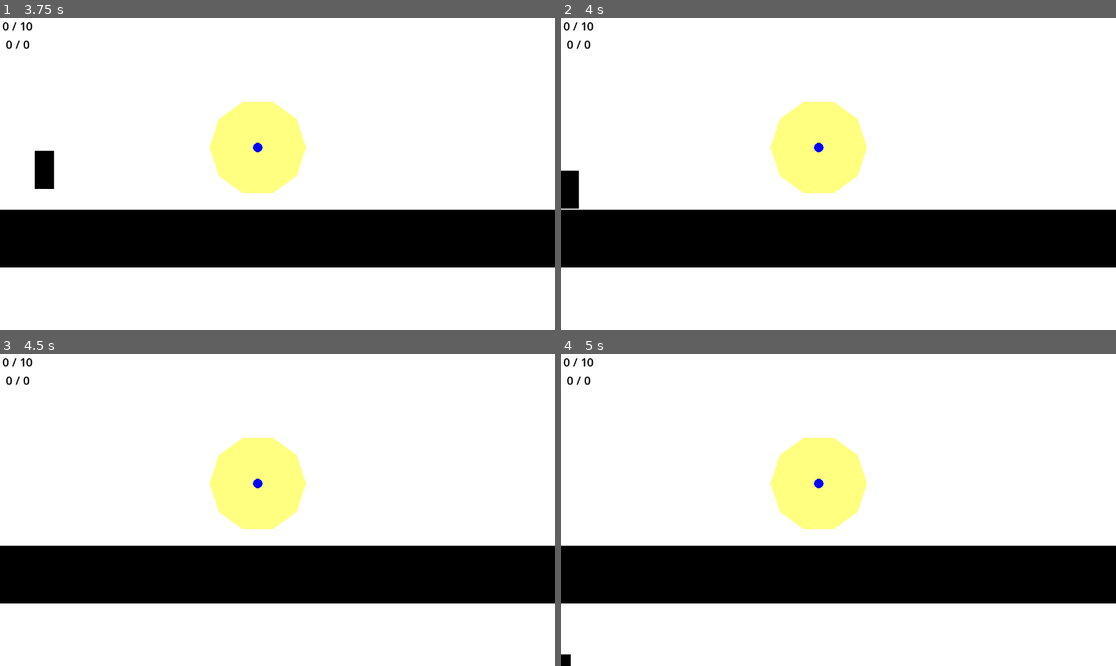
Above: before the commit, frames 1-4 (two rows, left to right).
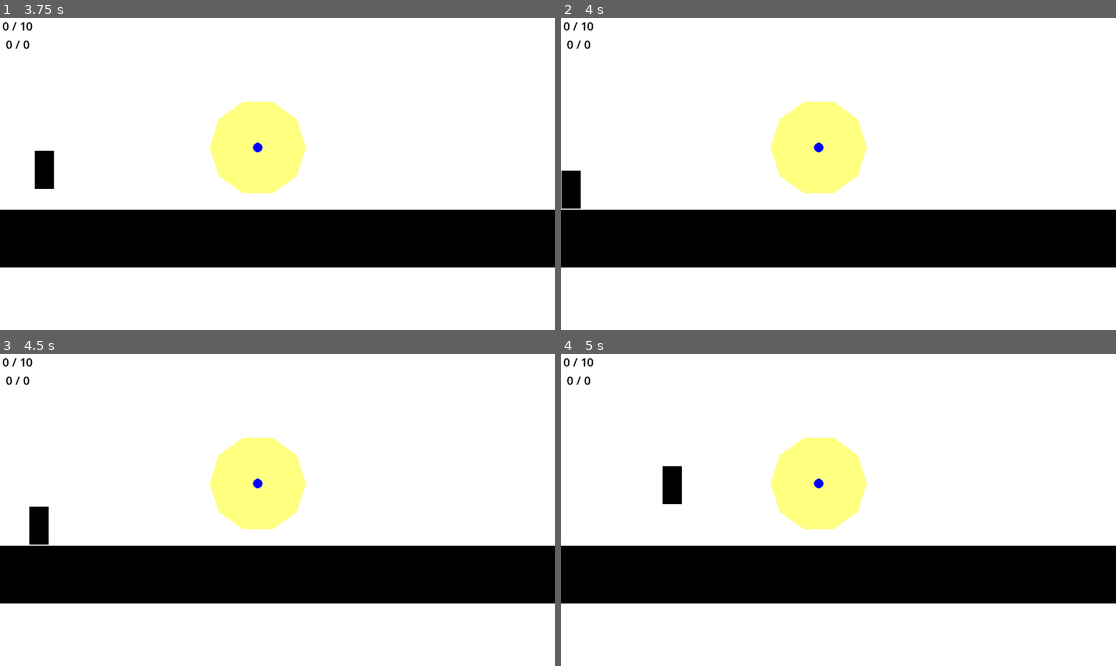
Above: after the commit, the same moments.

Repository: BaconEggsRL/ld56
Game: Godot game, scene res://game.tscn
Two runs of this game, one before a commit and one after it. Both use one fixed random seed, a clock stepped at 60 frames per second and the inputs below.
Inputs (mouse positions are in pixels of both pictures, inside the frame that each line leads up to):
- Up to frame 1 (3.75 s): tap Enter (ui_accept) at 0.5, 0.77, 1.52, 3.02 s; move the mouse to (249, 236) at 0.52 s; hold Shift (charge_throw) 0.53-1.28 s; hold Right (ui_right) 0.53-2.03 s; click (249, 236) at 0.8 s; move the mouse to (444, 220) at 1.27 s; click (444, 220) at 1.35 s; tap Shift (charge_throw) at 1.55, 2.85 s; move the mouse to (111, 127) at 2.02 s; hold Left (ui_left) from 2.03 s (still down); tap Ctrl (change_control) at 2.1 s; click (111, 127) at 2.3 s; move the mouse to (305, 174) at 2.77 s; move the mouse to (194, 96) at 3.52 s; click (194, 96) at 3.6 s
- Up to frame 2 (4 s): keep holding Left (ui_left); tap Enter (ui_accept) at 3.77 s
- Up to frame 3 (4.5 s): move the mouse to (399, 494) at 4.27 s; release Left (ui_left) at 4.28 s; hold Right (ui_right) from 4.28 s (still down); tap Shift (charge_throw) at 4.35 s
- Up to frame 4 (5 s): keep holding Right (ui_right); tap Enter (ui_accept) at 4.52 s

Frame 1 is identical in both runs. In frame 2, less than 0.1% of the frame differs, in the area x 0-4%, y 48-62%; in frame 3, 0.4%; in frame 4, 0.5%, in the area x 0-22%, y 35-100%.

Commit message:
end of day1

Diff:
--- a/entities/friend.gd
+++ b/entities/friend.gd
@@ -41,29 +41,19 @@
 var THROW_VELOCITY : Vector2 = Vector2(500.0, -500.0)
 
 
+# theta in radians, otherwise use deg_to_rad() before-hand
+func solve_path(v_0: Vector2, start: Vector2 = start_point.position + Vector2(0,64)):
 
-func draw_trajectory():
-	var mouse_pos : Vector2 = get_local_mouse_position()
-	var start_pos : Vector2 = Vector2(start_point.position.x, start_point.position.y)
-	var launch_vector : Vector2 = mouse_pos - start_pos
-	var floor_vector : Vector2 = Vector2(mouse_pos.x, start_point.position.y)
-	var dot_product = launch_vector.dot(floor_vector)
-	var expression = dot_product / (launch_vector.length() * floor_vector.length())
-	var theta = acos(expression)
-	# print(rad_to_deg(theta))
-	solve_path(mouse_pos.x - start_pos.x, theta)
-
-
-# theta in radians, otherwise use deg_to_rad() before-hand
-func solve_path(v_0: float, theta: float):
 	var pts := PackedVector2Array([])
 	var t: float = 0.
-	var x: float = start_point.position.x
-	var y: float = start_point.position.y
+	var x: float = start.x
+	var y: float = start.y
 
 	# Godot y-axis is flipped
-	var v_x: float = v_0 * cos(theta)
-	var v_y: float = -v_0 * sin(theta)
+	# var v_x: float = v_0 * cos(theta)
+	# var v_y: float = -v_0 * sin(theta)
+	var v_x: float = v_0.x
+	var v_y: float = v_0.y
 
 	# Very crude algorithm, specifically this is the "Euler method"
 	# For more sophesticated situations (ie > 1 projectile interacting with each other)
@@ -82,8 +72,12 @@
 
 
 
-func _on_thrown(_friend):
+func _on_thrown(_friend, throw_array):
 
+	var vel = throw_array[0]
+	var _theta = throw_array[1]
+
+	self.THROW_VELOCITY = vel
 	self.available = false
 
 	new_color = COLOR_COLLECTABLE
--- a/entities/player.gd
+++ b/entities/player.gd
@@ -3,6 +3,7 @@
 
 const SPEED = 300.0
 const JUMP_VELOCITY = -400.0
+var THROW_POWER := Vector2(2.0, 2.0)
 
 @onready var player_controlled = true
 signal changed_control
@@ -57,6 +58,23 @@
 	self.num_friends_available_label.text = available_string
 
 
+func get_throw_velocity() -> Array:
+
+	var mouse_pos : Vector2 = get_global_mouse_position()
+	var start_pos : Vector2 = self.global_position
+	var launch_vector : Vector2 = mouse_pos - start_pos
+	var floor_vector : Vector2 = Vector2(start_pos.x, mouse_pos.x)
+	var dot_product = launch_vector.dot(floor_vector)
+	var expression = dot_product / (launch_vector.length() * floor_vector.length())
+
+	var theta = acos(expression)
+	# print(rad_to_deg(theta))
+	var throw_vel = Vector2(launch_vector.x * THROW_POWER.x, launch_vector.y * THROW_POWER.y)
+	# print(throw_vel)
+
+	return [throw_vel, theta]
+
+
 
 func _ready() -> void:
 	self.num_friends_collected_label.text = "0 / 10"
@@ -76,13 +94,13 @@
 		if player_controlled:
 			if Input.is_action_just_pressed("throw"):
 				if Input.is_action_pressed("charge_throw"):
-					print("throw")
+					# print("throw")
 					var friend = friends_available[0]
 					var traj = friend.get_node("Line2D")
 					traj.hide()
 
 					thrown.connect(friend._on_thrown)
-					thrown.emit(friend)
+					thrown.emit(friend, get_throw_velocity())
 					thrown.disconnect(friend._on_thrown)
 
 					# num friends available
@@ -92,7 +110,8 @@
 
 
 				else:
-					print("do nothing")
+					# print("do nothing")
+					pass
 
 			else:
 
@@ -101,8 +120,14 @@
 
 				if Input.is_action_pressed("charge_throw"):
 
-
-					friend.draw_trajectory()
+					var throw_array = get_throw_velocity()
+					#########
+					# these are literally random constants I made up because it wasn't working
+					# local/global position or something idk
+					var vx = (throw_array[0].x / THROW_POWER.x) / 10  #########
+					var vy = (throw_array[0].y / THROW_POWER.y) / 4   #########
+					var test = Vector2(vx, vy)
+					friend.solve_path(test)
 
 					charging_throw = true
 					traj.show()
--- a/game.tscn
+++ b/game.tscn
@@ -6,6 +6,9 @@
 [sub_resource type="LabelSettings" id="LabelSettings_v2lyb"]
 font_size = 24
 font_color = Color(0, 0, 0, 1)
+
+[sub_resource type="RectangleShape2D" id="RectangleShape2D_nxxxn"]
+size = Vector2(38, 674)
 
 [sub_resource type="RectangleShape2D" id="RectangleShape2D_2spsc"]
 size = Vector2(1210, 118)
@@ -46,6 +49,14 @@
 collision_layer = 3
 collision_mask = 3
 
+[node name="CollisionShape2D2" type="CollisionShape2D" parent="StaticBody2D"]
+position = Vector2(-18, 328)
+shape = SubResource("RectangleShape2D_nxxxn")
+
+[node name="CollisionShape2D3" type="CollisionShape2D" parent="StaticBody2D"]
+position = Vector2(1170, 331)
+shape = SubResource("RectangleShape2D_nxxxn")
+
 [node name="CollisionShape2D" type="CollisionShape2D" parent="StaticBody2D"]
 position = Vector2(580, 455)
 shape = SubResource("RectangleShape2D_2spsc")
Not shown: 1 places in game.tscn that only renumber resources
Not shown, changed: goals.txt
